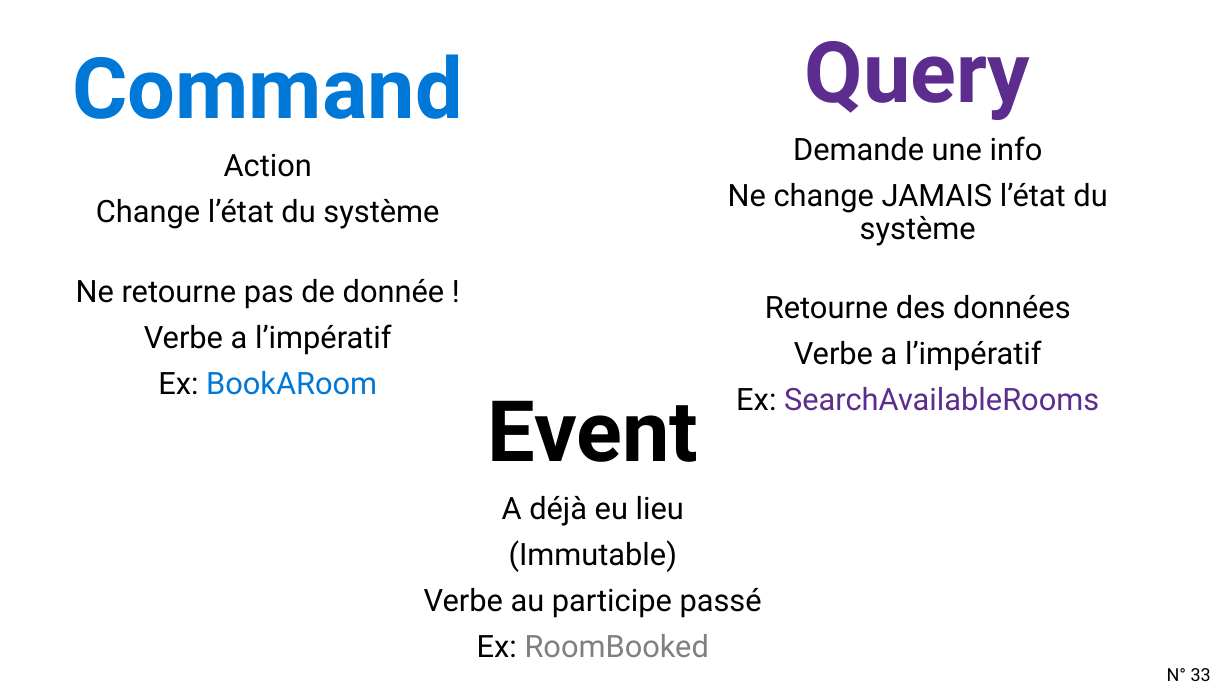
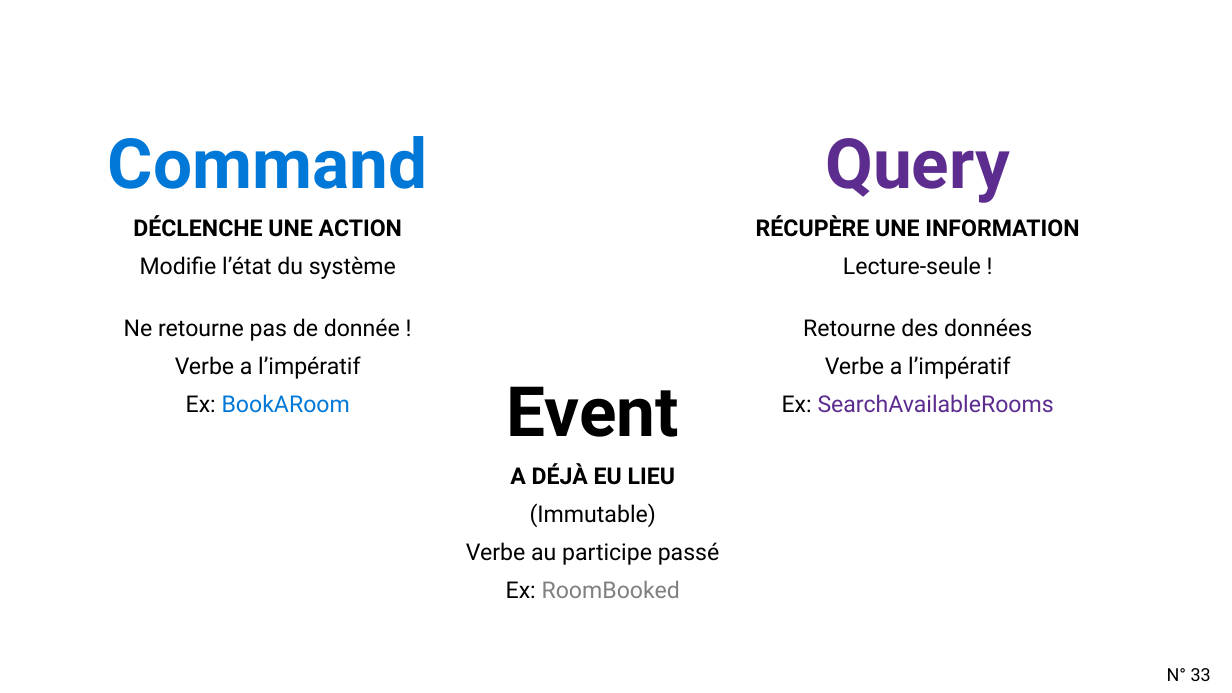
Before and after one commit to tpierrain/CQRS-slides, a slide deck: slide 33 of french/DecouvrirCQRSparLaPratique.pptx. Drawn at 1232x693 pixels with LibreOffice and Linux fonts; fonts in the diff are those of the drawing; background and template pictures are left out. Boxes give left, top, right and bottom in pixels: in the first picture for what was removed or moved away, otherwise in the second. Text is boxed around its words. In the diff, an @@ line names an element or a change of style, - is before the commit and + after.

Commit message:
Fix display issue with an arrow and improve the slide explaining Command, Query and Event specificities

```diff
--- a/french/DecouvrirCQRSparLaPratique.pptx
+++ b/french/DecouvrirCQRSparLaPratique.pptx
@@ text "Command": place and size @@
-text "Command" at box(72, 54, 462, 395)
+text "Command" at box(108, 136, 427, 413)
@@ text at box(108, 136, 427, 413): size 66 to 54 pt in "Command"; size 24 to 18 pt in "Ne retourne pas de donnée !", "Verbe a l’impératif", "Ex: BookARoom" @@
@@ vertical alignment middle to top in 3 elements at box(466, 386, 720, 598), box(108, 136, 427, 413), box(756, 138, 1079, 413) @@
@@ text "Query": place and size @@
-text "Query" at box(728, 41, 1107, 411)
+text "Query" at box(756, 138, 1079, 413)
@@ text at box(782, 138, 1054, 413): size 66 to 54 pt in "Query"; size 24 to 18 pt in "Retourne des données", "Verbe a l’impératif", "Ex: SearchAvailableRooms" @@
@@ text at box(133, 215, 402, 279): text changed; size 24 to 18 pt @@
-Action
-Change l’état du système
+DÉCLENCHE UNE ACTION
+Modifie l’état du système
@@ text at box(756, 215, 1079, 275): text changed; size 24 to 18 pt; bold on @@
-Demande une info
-Ne change JAMAIS l’état du système
+RÉCUPÈRE UNE INFORMATION
+Lecture-seule !
@@ text "Event": place and size @@
-text "Event" at box(424, 400, 762, 657)
+text "Event" at box(466, 386, 720, 598)
@@ text at box(466, 386, 720, 598): size 66 to 54 pt in "Event"; size 24 to 18 pt in "(Immutable)", "Verbe au participe passé", "Ex: RoomBooked" @@
@@ text at box(510, 463, 675, 485): text changed; size 24 to 18 pt; bold on @@
-A déjà eu lieu
+A DÉJÀ EU LIEU
```
Also in this commit, not shown: 1 other slide changed.
